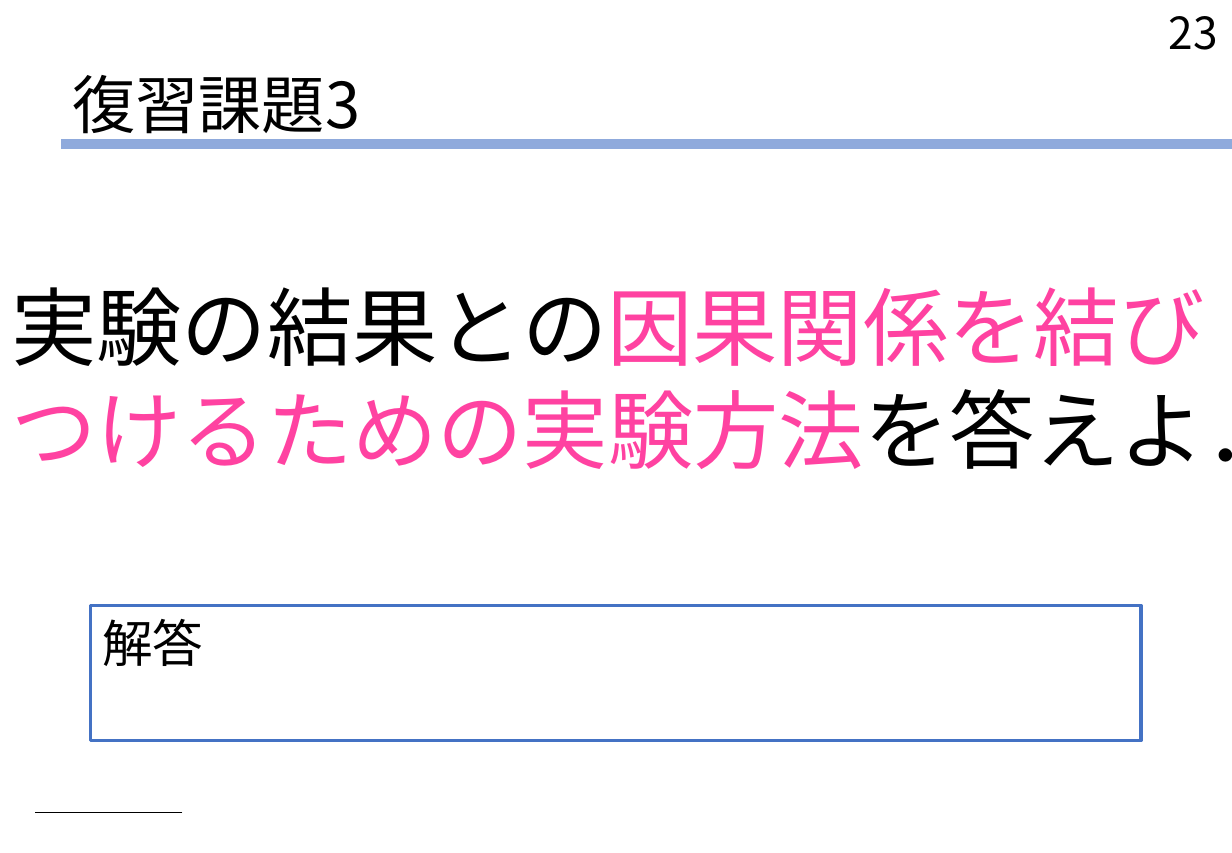
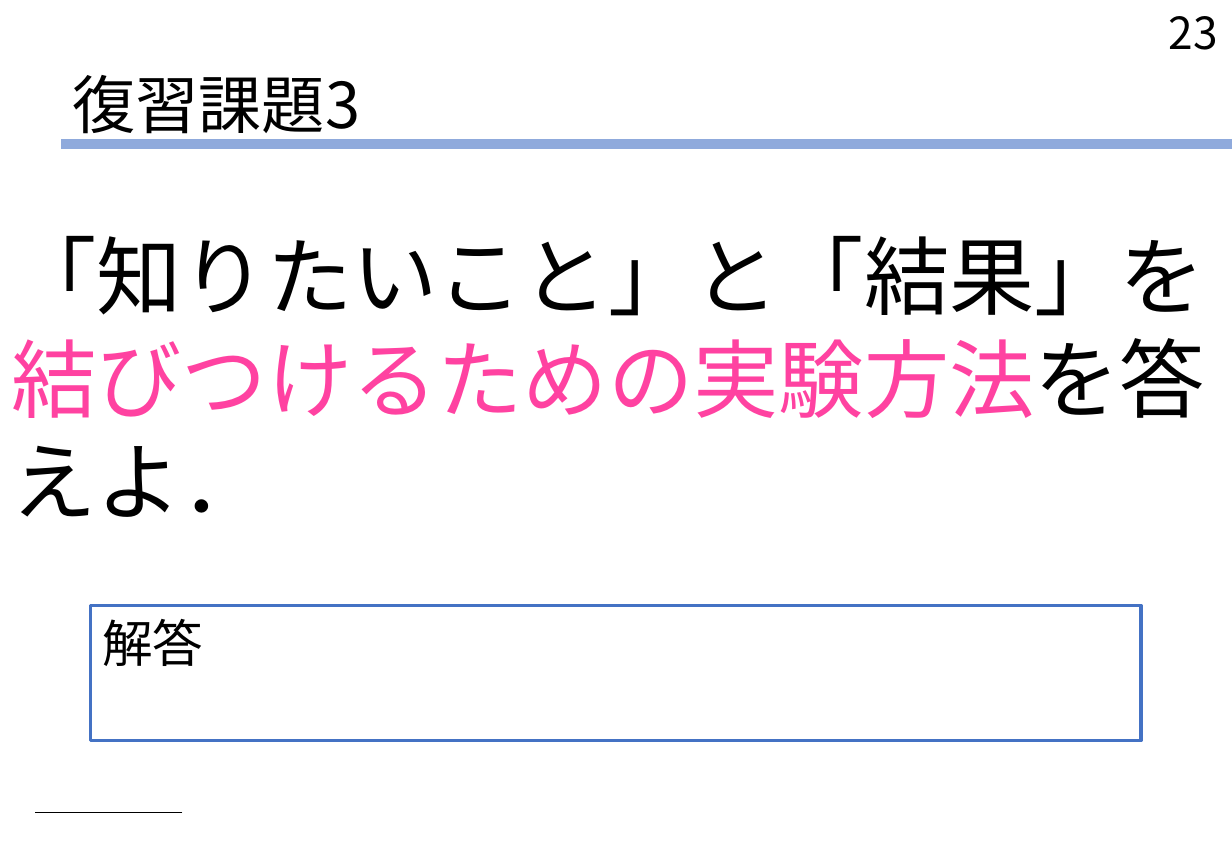
Before and after one commit to Y-teraya/Y-teraya.github.io, a slide deck: slide 23 of EM03/EM03_print.pptx. Drawn at 1232x853 pixels with LibreOffice and Linux fonts; fonts in the diff are those of the drawing. Boxes give left, top, right and bottom in pixels: in the first picture for what was removed or moved away, otherwise in the second. Text is boxed around its words. In the diff, an @@ line names an element or a change of style, - is before the commit and + after.

```diff
--- a/EM03/EM03_print.pptx
+++ b/EM03/EM03_print.pptx
@@ text at (11,236,1205,517): text changed; text colour #FF42A1 to #000000 @@
-実験の結果との因果関係を結びつけるための実験方法を答えよ．
+「知りたいこと」と「結果」を結びつけるための実験方法を答えよ．
```
Also in this commit, not shown: 1 other slide changed, 1 other file.
